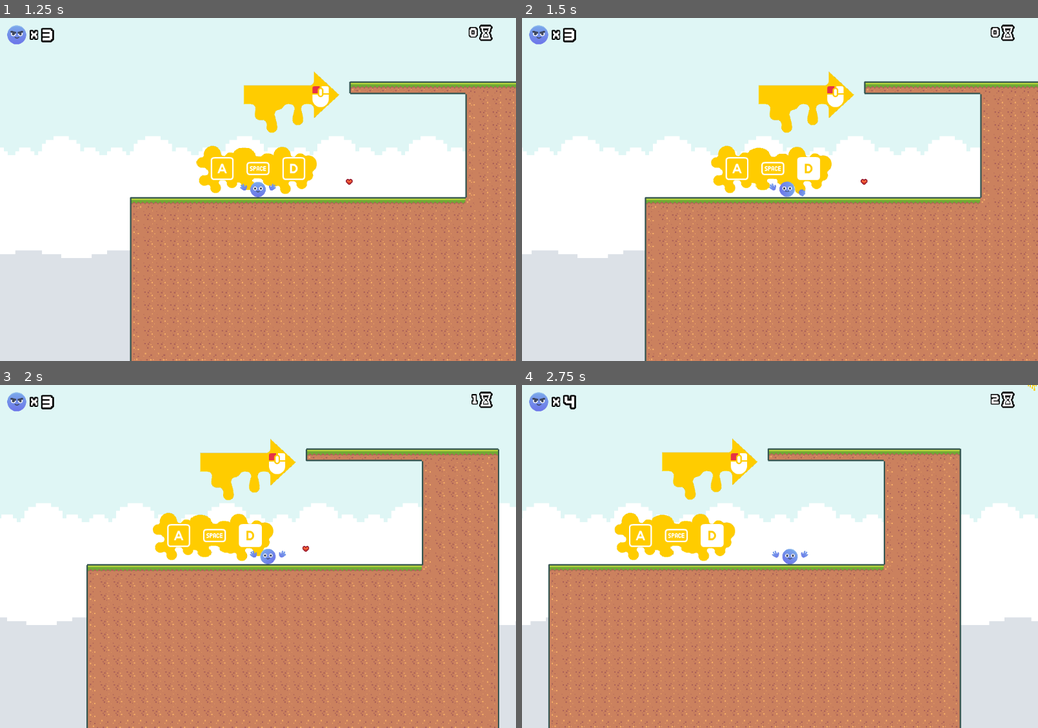
Above: before the commit, frames 1-4 (two rows, left to right).
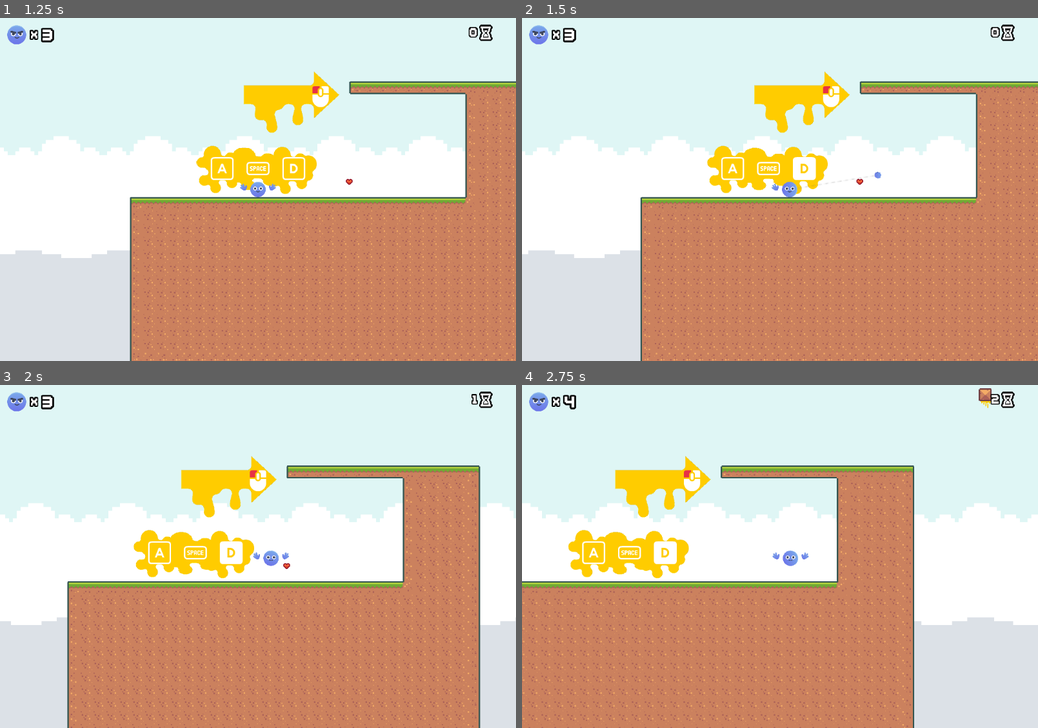
Above: after the commit, the same moments.

Repository: 10Zeeko/Grapls
Game: Godot game, scene res://Levels/main_menu.tscn
Same seed, same stepped clock (60 frames per second), same inputs: the game is played once before the commit and once after it. Sound files missing from this copy of the repository are replaced by a short silence.
Inputs (mouse positions are in pixels of both pictures, inside the frame that each line leads up to):
- Up to frame 1 (1.25 s): click "Play" at 0.5 s
- Up to frame 2 (1.5 s): move the mouse to (893, 172) at 1.27 s; hold D (right) from 1.28 s (still down); tap V (dash, bound only after the commit) at 1.35 s; click (893, 172) at 1.42 s
- Up to frame 3 (2 s): keep holding D (right); tap Space (jump) at 1.52 s
- Up to frame 4 (2.75 s): keep holding D (right); move the mouse to (676, 573) at 2.02 s; click (676, 573) at 2.1 s; tap Space (jump) at 2.27 s; tap V (dash, bound only after the commit) at 2.3 s

Frame 1 is identical in both runs. In frame 2, 6.6% of the frame differs, in the area x 0-100%, y 15-100%; in frame 3, 22%; in frame 4, 28%, in the area x 0-100%, y 0-100%.

Commit message:
Small fixes for delivery

Diff:
--- a/game_nodes/parallax.tscn
+++ b/game_nodes/parallax.tscn
@@ -36,6 +36,12 @@
 texture = ExtResource("1_762mm")
 centered = false
 
+[node name="Sprite2D5" type="Sprite2D" parent="ParallaxBackground/ParallaxLayer"]
+position = Vector2(1536, 0)
+scale = Vector2(8, 8)
+texture = ExtResource("1_762mm")
+centered = false
+
 [node name="ParallaxLayer2" type="ParallaxLayer" parent="ParallaxBackground"]
 motion_scale = Vector2(0.4, 0)
 motion_mirroring = Vector2(192, 0)
@@ -64,6 +70,18 @@
 texture = ExtResource("2_3avbl")
 centered = false
 
+[node name="Sprite2D5" type="Sprite2D" parent="ParallaxBackground/ParallaxLayer2"]
+position = Vector2(1536, 192)
+scale = Vector2(8, 8)
+texture = ExtResource("2_3avbl")
+centered = false
+
+[node name="Sprite2D6" type="Sprite2D" parent="ParallaxBackground/ParallaxLayer2"]
+position = Vector2(1920, 192)
+scale = Vector2(8, 8)
+texture = ExtResource("2_3avbl")
+centered = false
+
 [node name="ParallaxLayer3" type="ParallaxLayer" parent="ParallaxBackground"]
 motion_scale = Vector2(0.8, 0)
 motion_mirroring = Vector2(192, 0)
@@ -92,6 +110,18 @@
 texture = ExtResource("3_1cbvd")
 centered = false
 
+[node name="Sprite2D5" type="Sprite2D" parent="ParallaxBackground/ParallaxLayer3"]
+position = Vector2(1536, 384)
+scale = Vector2(8, 8)
+texture = ExtResource("3_1cbvd")
+centered = false
+
+[node name="Sprite2D6" type="Sprite2D" parent="ParallaxBackground/ParallaxLayer3"]
+position = Vector2(1920, 384)
+scale = Vector2(8, 8)
+texture = ExtResource("3_1cbvd")
+centered = false
+
 [node name="ParallaxLayer4" type="ParallaxLayer" parent="ParallaxBackground"]
 motion_scale = Vector2(0, 0)
 motion_mirroring = Vector2(192, 0)
@@ -119,3 +149,77 @@
 scale = Vector2(8, 8)
 texture = ExtResource("4_fg3bq")
 centered = false
+
+[node name="Sprite2D5" type="Sprite2D" parent="ParallaxBackground/ParallaxLayer4"]
+position = Vector2(1536, 576)
+scale = Vector2(8, 8)
+texture = ExtResource("4_fg3bq")
+centered = false
+
+[node name="ParallaxLayer5" type="ParallaxLayer" parent="ParallaxBackground"]
+motion_scale = Vector2(0, 0)
+motion_mirroring = Vector2(192, 0)
+
+[node name="Sprite2D" type="Sprite2D" parent="ParallaxBackground/ParallaxLayer5"]
+position = Vector2(0, 768)
+scale = Vector2(8, 8)
+texture = ExtResource("4_fg3bq")
+centered = false
+
+[node name="Sprite2D2" type="Sprite2D" parent="ParallaxBackground/ParallaxLayer5"]
+position = Vector2(384, 768)
+scale = Vector2(8, 8)
+texture = ExtResource("4_fg3bq")
+centered = false
+
+[node name="Sprite2D3" type="Sprite2D" parent="ParallaxBackground/ParallaxLayer5"]
+position = Vector2(768, 768)
+scale = Vector2(8, 8)
+texture = ExtResource("4_fg3bq")
+centered = false
+
+[node name="Sprite2D4" type="Sprite2D" parent="ParallaxBackground/ParallaxLayer5"]
+position = Vector2(1152, 768)
+scale = Vector2(8, 8)
+texture = ExtResource("4_fg3bq")
+centered = false
+
+[node name="Sprite2D5" type="Sprite2D" parent="ParallaxBackground/ParallaxLayer5"]
+position = Vector2(1536, 768)
+scale = Vector2(8, 8)
+texture = ExtResource("4_fg3bq")
+centered = false
+
+[node name="ParallaxLayer6" type="ParallaxLayer" parent="ParallaxBackground"]
+motion_scale = Vector2(0, 0)
+motion_mirroring = Vector2(192, 0)
+
+[node name="Sprite2D" type="Sprite2D" parent="ParallaxBackground/ParallaxLayer6"]
+position = Vector2(0, 960)
+scale = Vector2(8, 8)
+texture = ExtResource("4_fg3bq")
+centered = false
+
+[node name="Sprite2D2" type="Sprite2D" parent="ParallaxBackground/ParallaxLayer6"]
+position = Vector2(384, 960)
+scale = Vector2(8, 8)
+texture = ExtResource("4_fg3bq")
+centered = false
+
+[node name="Sprite2D3" type="Sprite2D" parent="ParallaxBackground/ParallaxLayer6"]
+position = Vector2(768, 960)
+scale = Vector2(8, 8)
+texture = ExtResource("4_fg3bq")
+centered = false
+
+[node name="Sprite2D4" type="Sprite2D" parent="ParallaxBackground/ParallaxLayer6"]
+position = Vector2(1152, 960)
+scale = Vector2(8, 8)
+texture = ExtResource("4_fg3bq")
+centered = false
+
+[node name="Sprite2D5" type="Sprite2D" parent="ParallaxBackground/ParallaxLayer6"]
+position = Vector2(1536, 960)
+scale = Vector2(8, 8)
+texture = ExtResource("4_fg3bq")
+centered = false
--- a/game_nodes/player/player_controller.gd
+++ b/game_nodes/player/player_controller.gd
@@ -59,7 +59,11 @@
 			hooked_state()
 		State.THROW:
 			throw_state(delta)
-
+	if Input.is_action_just_pressed('dash'):
+		if Input.is_action_pressed('right'):
+			self.apply_central_impulse(Vector2(750, 0))
+		elif Input.is_action_pressed('left'):
+			self.apply_central_impulse(Vector2(-750, 0))
 	spring.position = $Arm/Tip/StaticBody2D.global_position
 	canvas_layer.position = self.position
 
--- a/project.godot
+++ b/project.godot
@@ -27,7 +27,6 @@
 
 window/size/viewport_width=1080
 window/size/viewport_height=720
-window/stretch/mode="viewport"
 window/stretch/aspect="keep_height"
 
 [input]
@@ -66,6 +65,11 @@
 "events": [Object(InputEventMouseButton,"resource_local_to_scene":false,"resource_name":"","device":-1,"window_id":0,"a …(256 unchanged characters)…
 ]
 }
+dash={
+"deadzone": 0.5,
+"events": [Object(InputEventKey,"resource_local_to_scene":false,"resource_name":"","device":-1,"window_id":0,"alt_pressed":false,"shift_pressed":false,"ctrl_pressed":false,"meta_pressed":false,"pressed":false,"keycode":0,"physical_keycode":86,"key_label":0,"unicode":118,"echo":false,"script":null)
+]
+}
 
 [layer_names]
 
